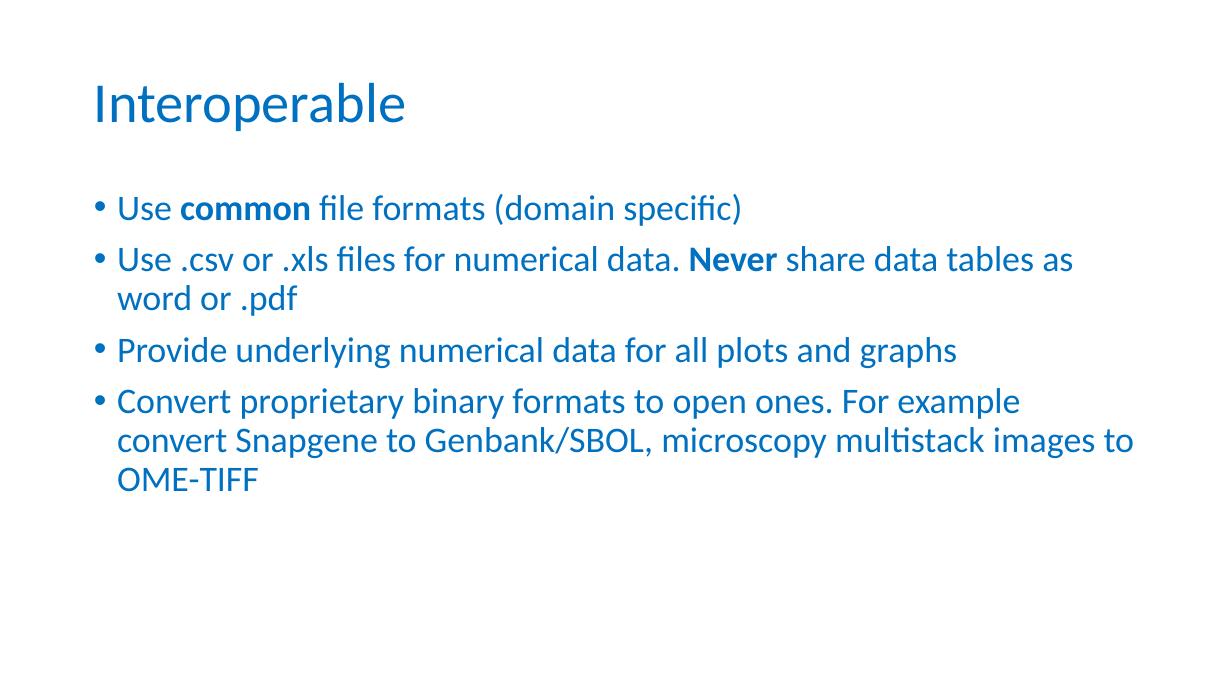
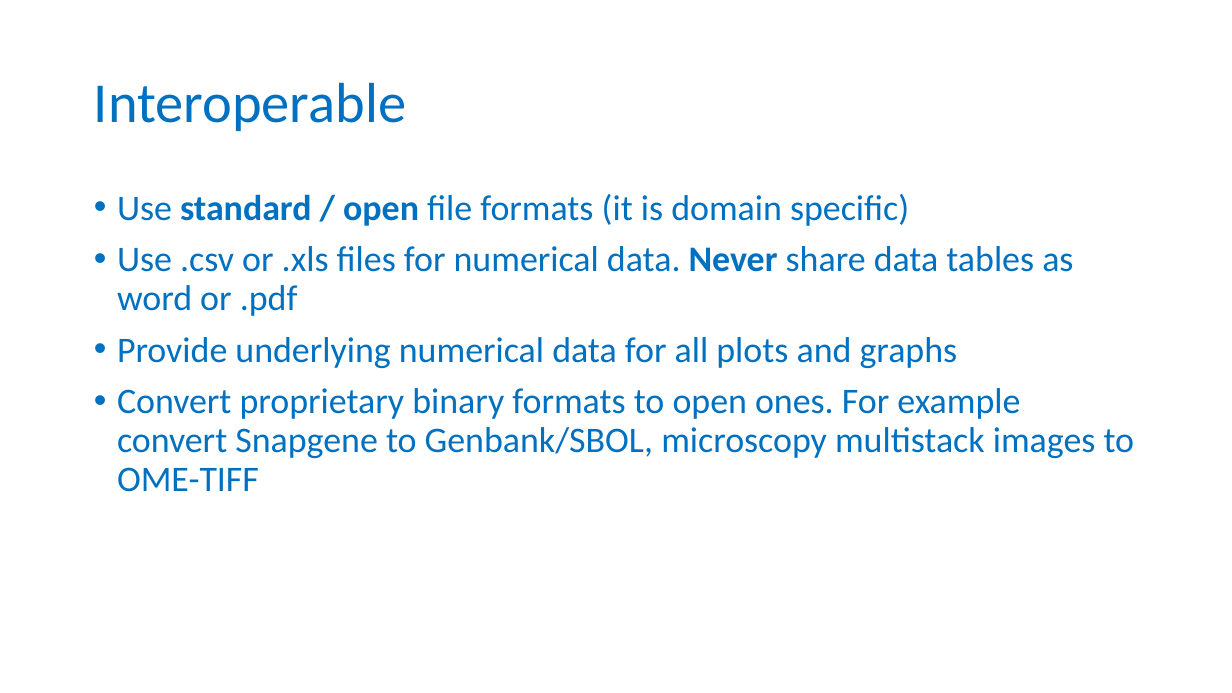
Before and after one commit to carpentries-incubator/fair-for-leaders, a slide deck: slide 12 of instructors/02-Being_FAIR.pptx. Drawn at 1232x693 pixels with LibreOffice and Linux fonts; fonts in the diff are those of the drawing; background and template pictures are left out. Boxes give left, top, right and bottom in pixels: in the first picture for what was removed or moved away, otherwise in the second. Text is boxed around its words. In the diff, an @@ line names an element or a change of style, - is before the commit and + after.

```diff
--- a/instructors/02-Being_FAIR.pptx
+++ b/instructors/02-Being_FAIR.pptx
@@ text at [117, 194, 909, 226]: text changed @@
-• Use common file formats (domain specific)
+• Use standard / open file formats (it is domain specific)
```
Also in this commit, not shown: 1 other file.
